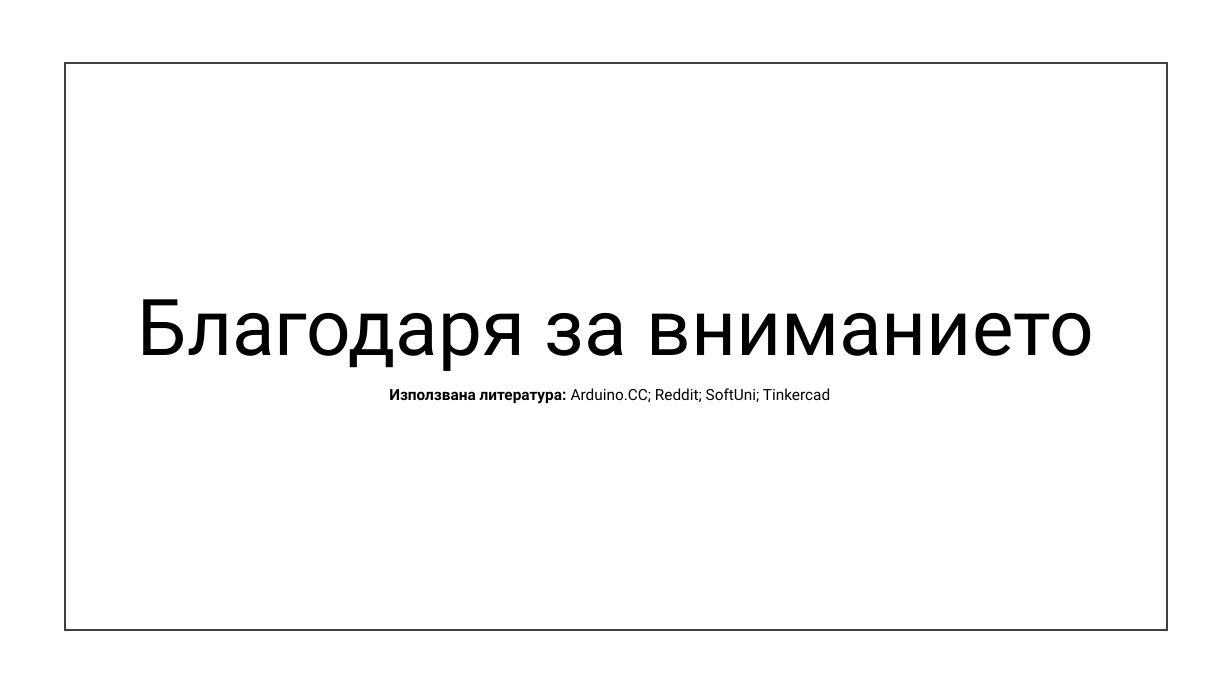
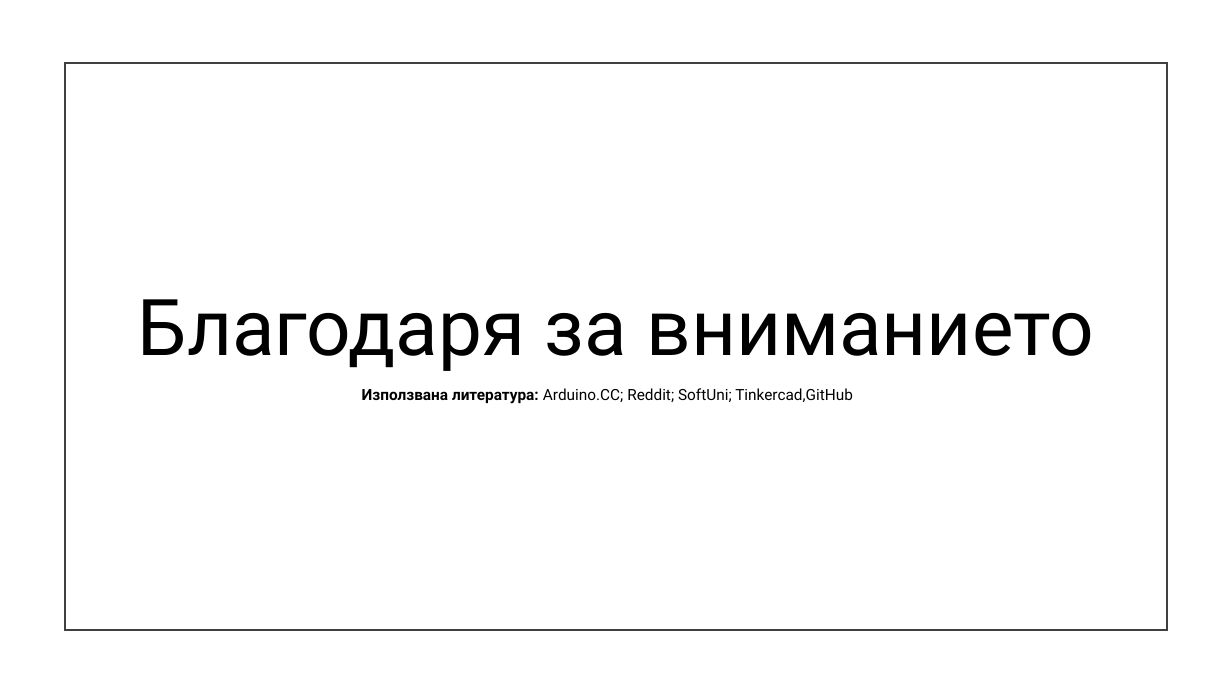
Before and after one commit to RedzhebRedzheb/tetrisItKariera, a slide deck: slide 13 of КурсовПроектТетрис/КурсовПроектТетрис.pptx. Drawn at 1232x693 pixels with LibreOffice and Linux fonts; fonts in the diff are those of the drawing. Boxes give left, top, right and bottom in pixels: in the first picture for what was removed or moved away, otherwise in the second. Text is boxed around its words. In the diff, an @@ line names an element or a change of style, - is before the commit and + after.

```diff
--- a/КурсовПроектТетрис/КурсовПроектТетрис.pptx
+++ b/КурсовПроектТетрис/КурсовПроектТетрис.pptx
@@ text at bbox=[362, 388, 853, 404]: text changed @@
-Използвана литература: Arduino.CC; Reddit; SoftUni; Tinkercad
+Използвана литература: Arduino.CC; Reddit; SoftUni; Tinkercad,GitHub
```
Also in this commit, not shown: 1 other file.
